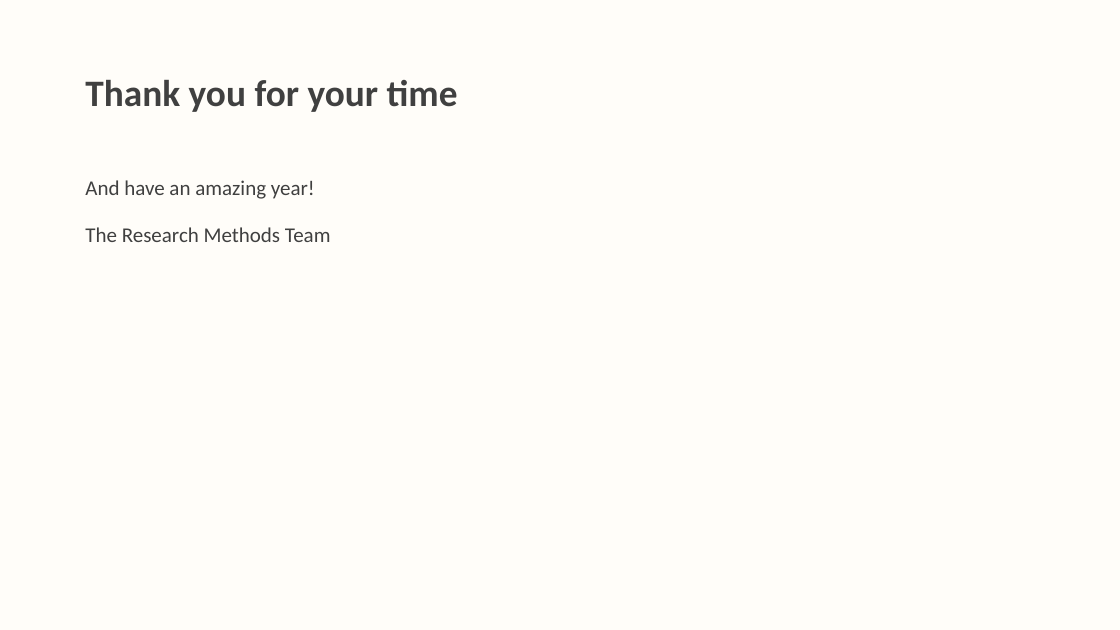
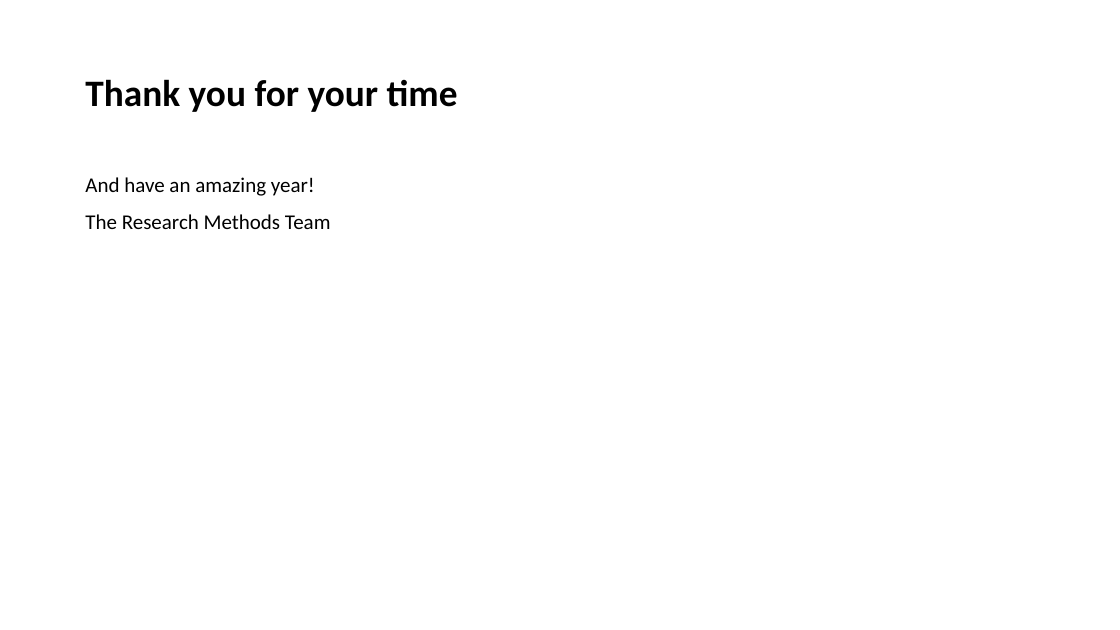
Before and after one commit to LittleMonkeyLab/PS52007Dslides, a slide deck: slide 17 of _site/lectures/Lecture00/Lecture00.pptx. Drawn at 1120x630 pixels with LibreOffice and Linux fonts; fonts in the diff are those of the drawing; background and template pictures are left out. Boxes give left, top, right and bottom in pixels: in the first picture for what was removed or moved away, otherwise in the second. Text is boxed around its words. In the diff, an @@ line names an element or a change of style, - is before the commit and + after.

```diff
--- a/_site/lectures/Lecture00/Lecture00.pptx
+++ b/_site/lectures/Lecture00/Lecture00.pptx
@@ background #FFF2CC at 10% opacity to #FFFFFF @@
@@ title "Thank you for your time" at bbox=[85, 79, 458, 112]: text colour #404040 to #000000 @@
@@ text "And have an amazing year!" at bbox=[85, 177, 331, 229]: text colour #404040 to #000000; line spacing 24pt to 1; less space between paragraphs @@
```
Also in this commit, not shown: 16 other slides changed, 28 other files.
